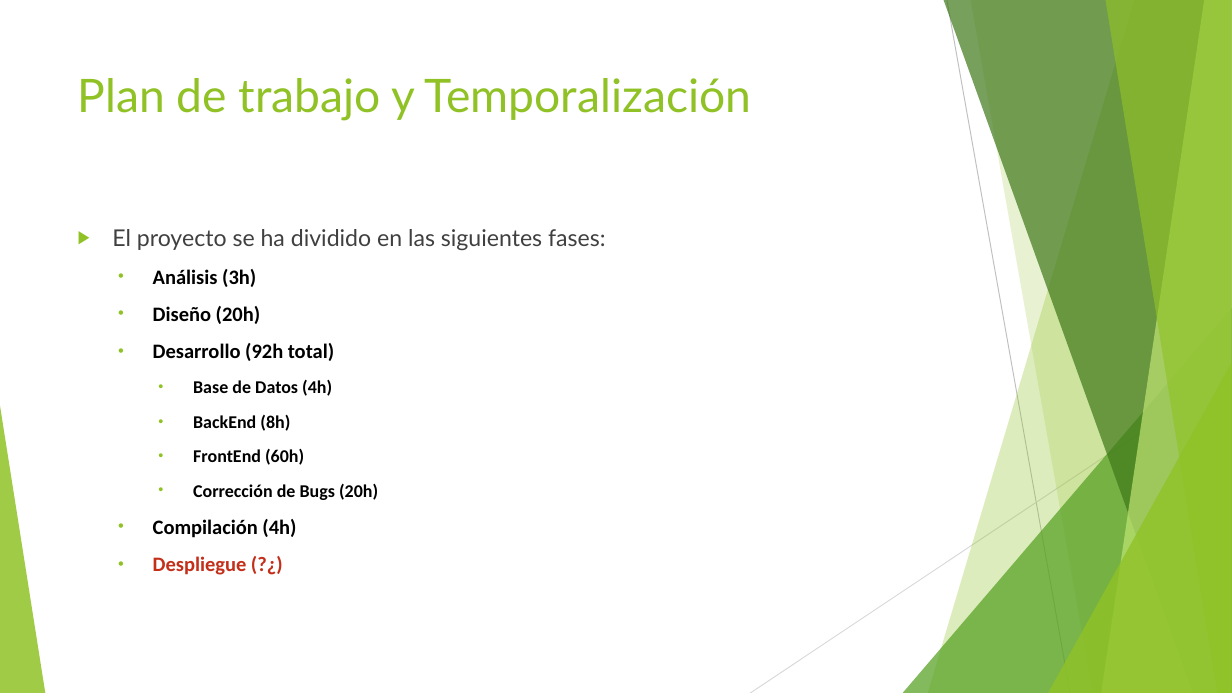
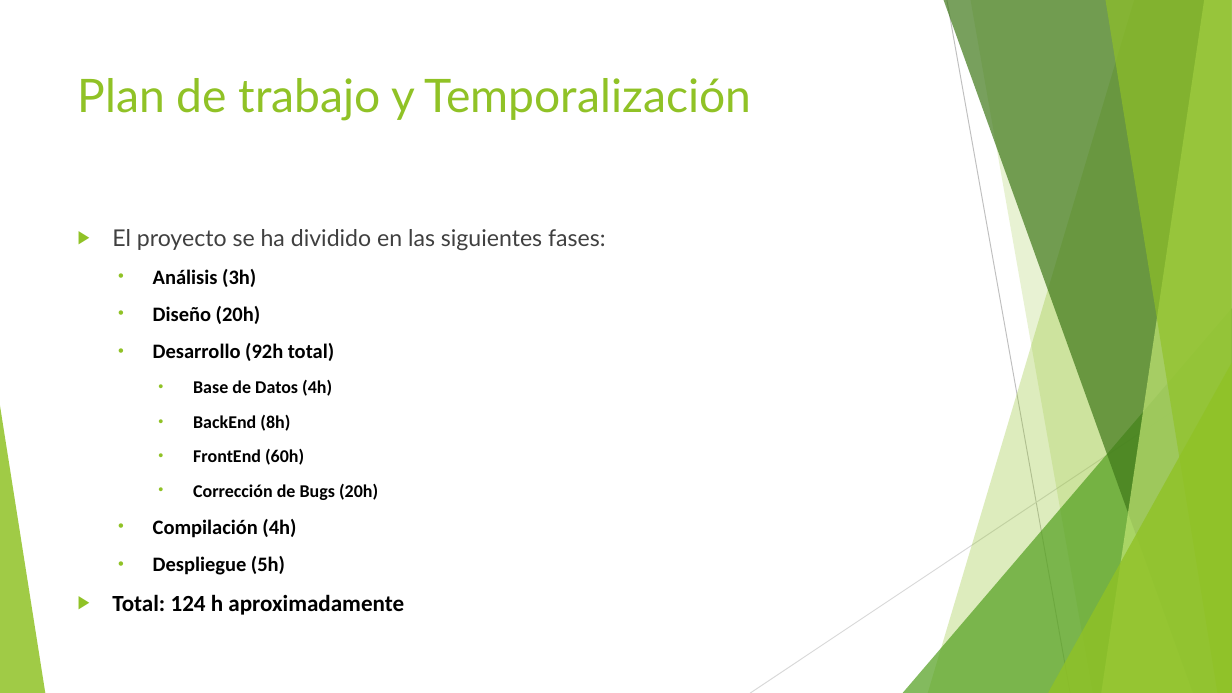
Before and after one commit to AlVelRap/dietario, a slide deck: slide 8 of Presentacion y memorias/Gestor de Dietas.pptx (slide 5 before the commit). Drawn at 1232x693 pixels with LibreOffice and Linux fonts; fonts in the diff are those of the drawing. Boxes give left, top, right and bottom in pixels: in the first picture for what was removed or moved away, otherwise in the second. Text is boxed around its words. In the diff, an @@ line names an element or a change of style, - is before the commit and + after.

```diff
--- a/Presentacion y memorias/Gestor de Dietas.pptx
+++ b/Presentacion y memorias/Gestor de Dietas.pptx
@@ text at box(112, 556, 404, 615): text changed; size 16 to 18 pt; text colour #C42F1A to #000000 @@
-  • Despliegue (?¿)
+  • Despliegue (5h)
+▶ Total: 124 h aproximadamente
```
Also in this commit, not shown: 5 other slides changed, 9 slides added, 5 other files.
